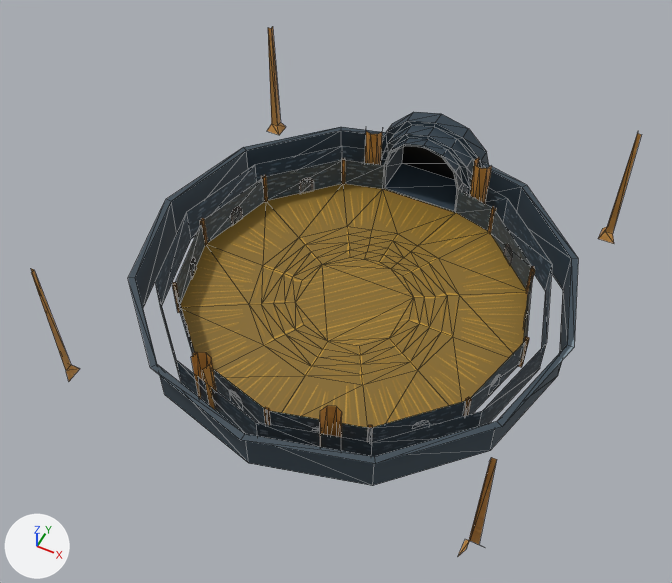
Before and after pictures for a commit that changed the glTF model Assets/Models/arena.glb.
Camera for both pictures: a 50 mm camera at (1.48, -3.2, 4.01) aimed at (-0.02, -0.19, 0.26). The axes (+X, +Y, +Z) are drawn at lower left. The lights are the same throughout. Mesh edges are drawn as thin lines. Vertices at the same position are counted once.
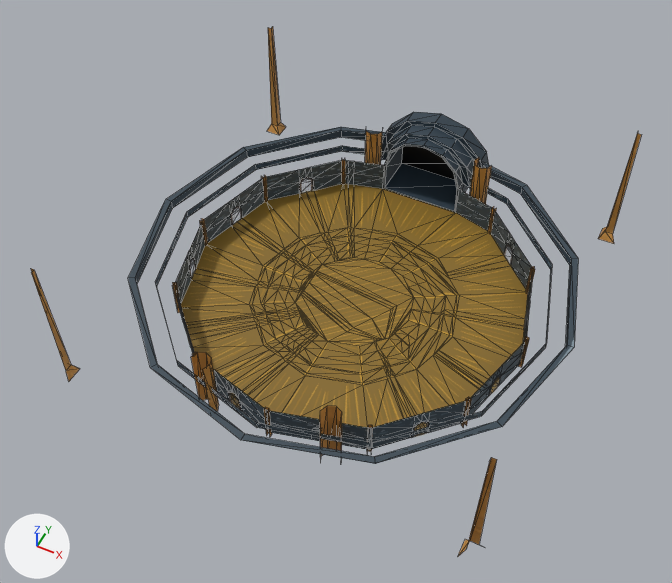
Commit message: arena updates

Where the change shows, as pixel boxes [x1, y1, x2, y2] in the pictures (672 x 583 px):
part 1 of me_cylinder_001, built on: before [186, 178, 512, 428]; after [175, 160, 533, 450]
part 2 of me_cylinder_001, surface changed: before [135, 130, 571, 486]; after [135, 130, 571, 448]

The change in detail:
me_cylinder_001 is used by ob_cylinder; location (0.0, 0.0, 0.0).
me_cylinder_001 had 481 vertices, 558 faces and spanned x -1.24..1.24, y -1.24..1.2, z -0.03..0.8.
me_cylinder_001 now has 801 vertices, 1206 faces and spans x -1.24..1.24, y -1.24..1.2, z -0.03..0.8.
me_cylinder_001 part 1: 27 vertices moved from x -1.2..1.2, y -1.2..1.12, z 0.0..0.12 to x -1.2..1.2, y -1.2..1.12, z 0.12..0.21; 30 vertices removed from x -0.94..0.94, y -0.94..0.72, z 0.0..0.12; 350 vertices added at x -1.0..1.0, y -1.0..0.93, z 0.0..0.2.
me_cylinder_001 part 2: 48 kept faces spanning x -1.2..1.2, y -1.2..1.12, z 0.18..0.27 get new texture (UV) coordinates.
